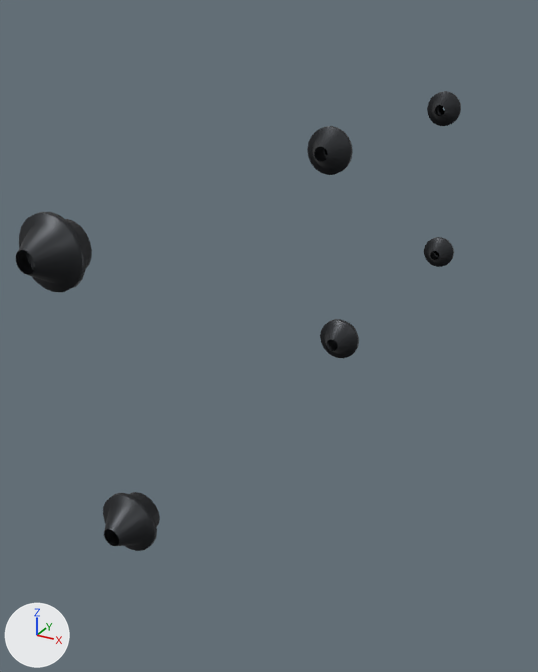
The glTF model public/parts/rocker-shaft-nuts-left.glb: old version first, new version second.
Both versions are drawn from a 50 mm camera at (-222.0, -171.0, 71.0) aimed at (-329.0, 25.0, -26.0). Arrows for +X, +Y and +Z are at lower left; the lights stay in place. The first picture is the older version.

The scene before the commit, as lines of its bpy script (objects in view):
```python
ob_mesh_0 = bpy.data.objects.new('Mesh_0', me_mesh_0)
ob_mesh_0.parent = ob_rocker_shaft_nuts_left_inst0
ob_mesh_0.location = (-316.5, -78.55, 31.9)
ob_mesh_0.rotation_euler = (-1.571, 0.0, 0.0)  # degrees (-90, 0, 0)
ob_mesh_0.scale = (7.2, 7.2, 7.2)
ob_mesh_0_001 = bpy.data.objects.new('Mesh_0.001', me_mesh_0)
ob_mesh_0_001.parent = ob_rocker_shaft_nuts_left_inst0
ob_mesh_0_001.location = (-316.7, -64.55, -36.05)
ob_mesh_0_001.rotation_euler = (-1.571, 0.0, 0.0)  # degrees (-90, 0, 0)
ob_mesh_0_001.scale = (7.2, 7.2, 7.2)
ob_mesh_0_002 = bpy.data.objects.new('Mesh_0.002', me_mesh_0)
ob_mesh_0_002.parent = ob_rocker_shaft_nuts_left_inst0
ob_mesh_0_002.location = (-316.5, 39.45, 31.9)
ob_mesh_0_002.rotation_euler = (-1.571, 0.0, 0.0)  # degrees (-90, 0, 0)
ob_mesh_0_002.scale = (7.2, 7.2, 7.2)
ob_mesh_0_003 = bpy.data.objects.new('Mesh_0.003', me_mesh_0)
ob_mesh_0_003.parent = ob_rocker_shaft_nuts_left_inst0
ob_mesh_0_003.location = (-316.7, 53.45, -36.05)
ob_mesh_0_003.rotation_euler = (-1.571, 0.0, 0.0)  # degrees (-90, 0, 0)
ob_mesh_0_003.scale = (7.2, 7.2, 7.2)
ob_mesh_0_004 = bpy.data.objects.new('Mesh_0.004', me_mesh_0)
ob_mesh_0_004.parent = ob_rocker_shaft_nuts_left_inst0
ob_mesh_0_004.location = (-316.5, 157.4, 31.9)
ob_mesh_0_004.rotation_euler = (-1.571, 0.0, 0.0)  # degrees (-90, 0, 0)
ob_mesh_0_004.scale = (7.2, 7.2, 7.2)
ob_mesh_0_005 = bpy.data.objects.new('Mesh_0.005', me_mesh_0)
ob_mesh_0_005.parent = ob_rocker_shaft_nuts_left_inst0
ob_mesh_0_005.location = (-316.7, 171.4, -36.05)
ob_mesh_0_005.rotation_euler = (-1.571, 0.0, 0.0)  # degrees (-90, 0, 0)
ob_mesh_0_005.scale = (7.2, 7.2, 7.2)
```
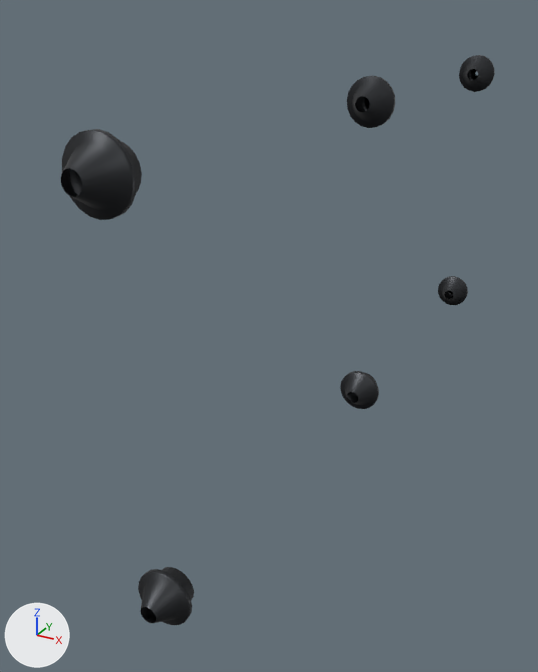
Pixel boxes [x1, y1, x2, y2] of what changed, in the pictures (538 x 672 px):
'Mesh_0', moved: before [16, 212, 92, 292]; after [61, 129, 142, 220]
'Mesh_0.001', moved: before [103, 492, 160, 551]; after [138, 567, 194, 625]
'Mesh_0.002', moved: before [307, 126, 353, 175]; after [347, 76, 395, 128]
'Mesh_0.003', moved: before [320, 319, 359, 358]; after [340, 371, 379, 409]
'Mesh_0.004', moved: before [427, 91, 461, 126]; after [459, 55, 495, 92]
'Mesh_0.005', moved: before [424, 237, 454, 267]; after [438, 276, 468, 305]

Edits to the bpy script that builds the scene:
```text
Change ob_mesh_0:
    ob_mesh_0.location: (-316.5, -78.55, 31.9) -> (-304.0, -78.55, 46.76)
Change ob_mesh_0_001:
    ob_mesh_0_001.location: (-316.7, -64.55, -36.05) -> (-308.1, -64.55, -54.4)
Change ob_mesh_0_002:
    ob_mesh_0_002.location: (-316.5, 39.45, 31.9) -> (-304.0, 39.45, 46.76)
Change ob_mesh_0_003:
    ob_mesh_0_003.location: (-316.7, 53.45, -36.05) -> (-308.1, 53.45, -54.4)
Change ob_mesh_0_004:
    ob_mesh_0_004.location: (-316.5, 157.4, 31.9) -> (-304.0, 157.4, 46.76)
Change ob_mesh_0_005:
    ob_mesh_0_005.location: (-316.7, 171.4, -36.05) -> (-308.1, 171.4, -54.4)
```
